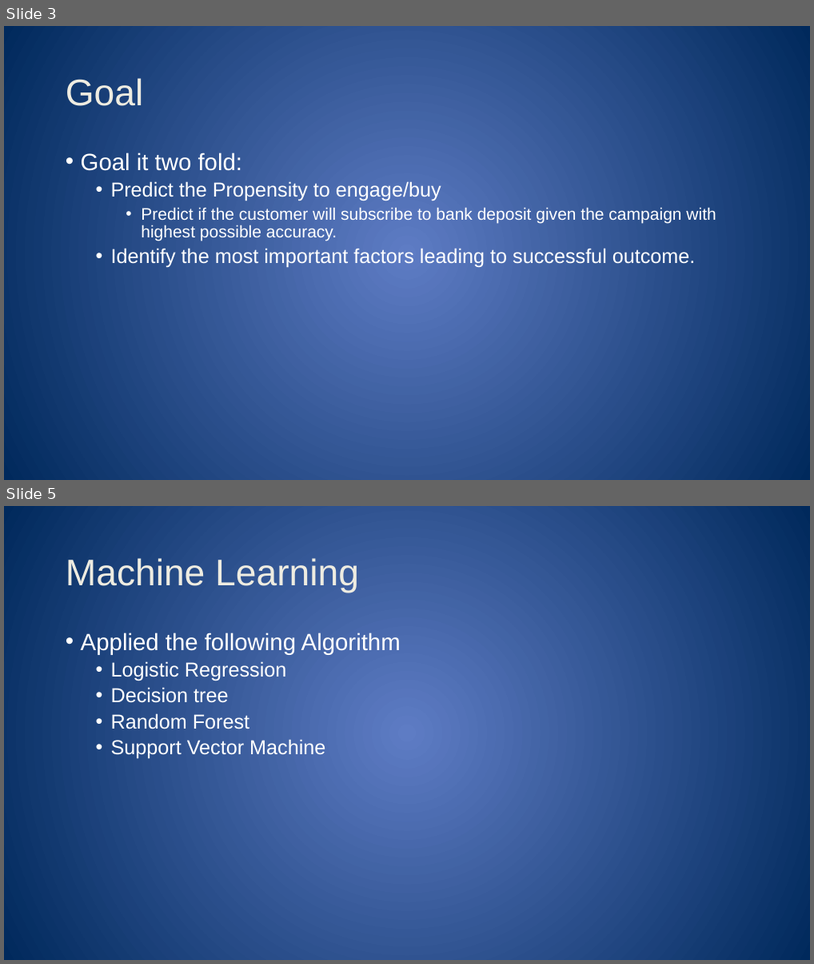
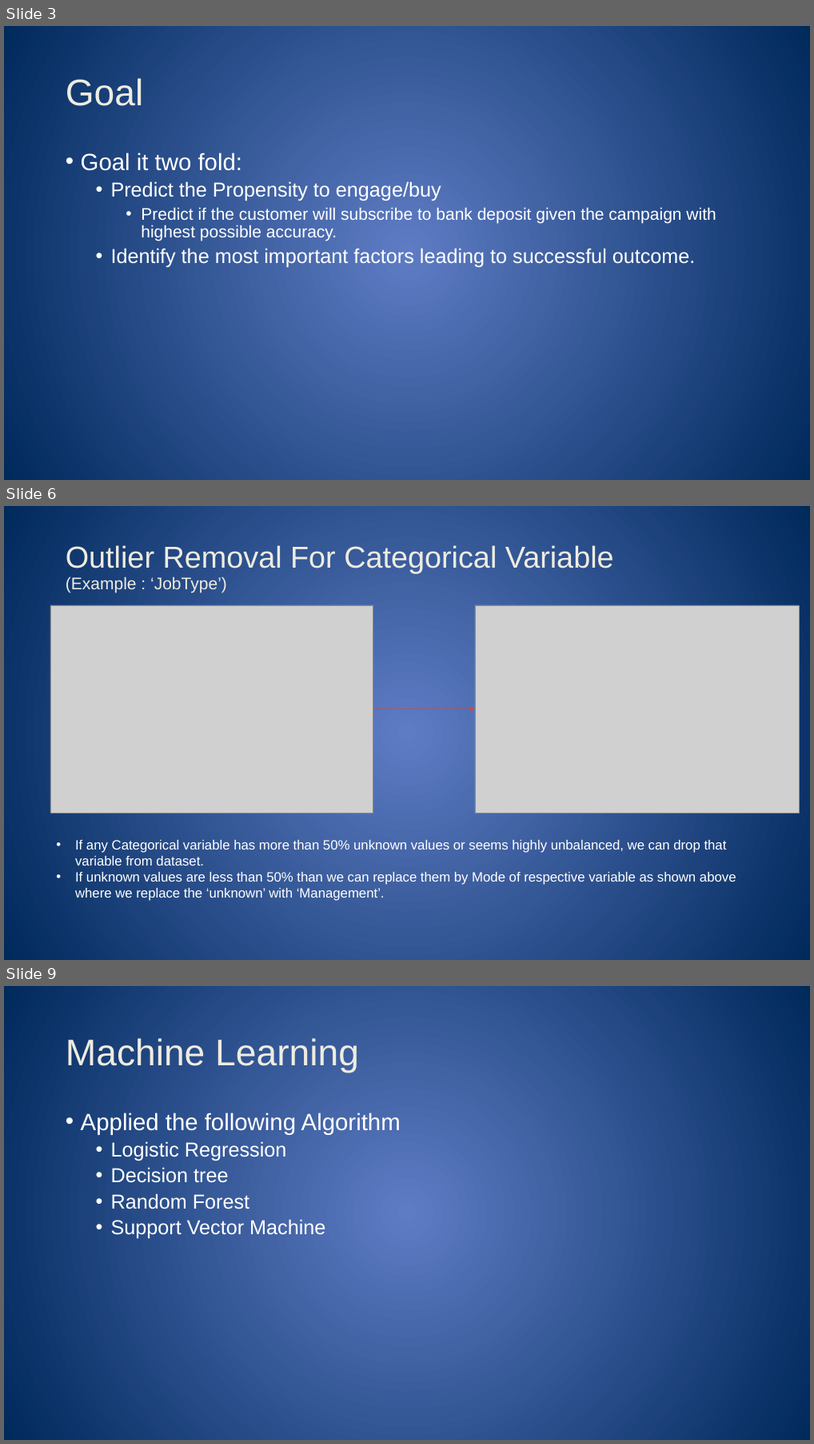
Before and after one commit to chinshaunakdesai/DataScienceWork, a slide deck: PropensityToBuy/Project_Presentation.pptx. Shown one above the other, each under a label of ours: slides 3 and 5 before the commit, slides 3, 6 and 9 after it; the slides between them are not shown. The pictures are 814x964 and 814x1444 pixels, drawn with LibreOffice and Linux fonts; fonts in the diff are those of the drawing; grey boxes stand for pictures. Boxes give left, top, right and bottom in pixels: in the first picture for what was removed or moved away, otherwise in the second. Text is boxed around its words. In the diff, an @@ line names an element or a change of style, - is before the commit and + after.

```diff
--- a/PropensityToBuy/Project_Presentation.pptx
+++ b/PropensityToBuy/Project_Presentation.pptx
@@ slide 6 added at [4, 506, 810, 960], background gradient #5E7CC5 to #00295C @@
@@ title added at [66, 545, 614, 592], 36 pt, text #EEECE1 @@
+Outlier Removal For Categorical Variable
+(Example : ‘JobType’)
@@ picture added at [50, 605, 374, 812] @@
@@ picture added at [475, 605, 799, 812] @@
@@ arrow added from (374, 708) to (475, 708), #C0504D 0.75 pt @@
@@ text added at [75, 840, 737, 900], 16 pt, text #FFFFFF @@
+• If any Categorical variable has more than 50% unknown values or seems highly unbalanced, we can drop that variable from dataset.
+• If unknown values are less than 50% than we can replace them by Mode of respective variable as shown above where we replace the ‘unknown’ with ‘Management’.
@@ what was slide 5 is now slide 9 @@
```
Also in this commit, not shown: 1 slide changed, 3 other slides added.
